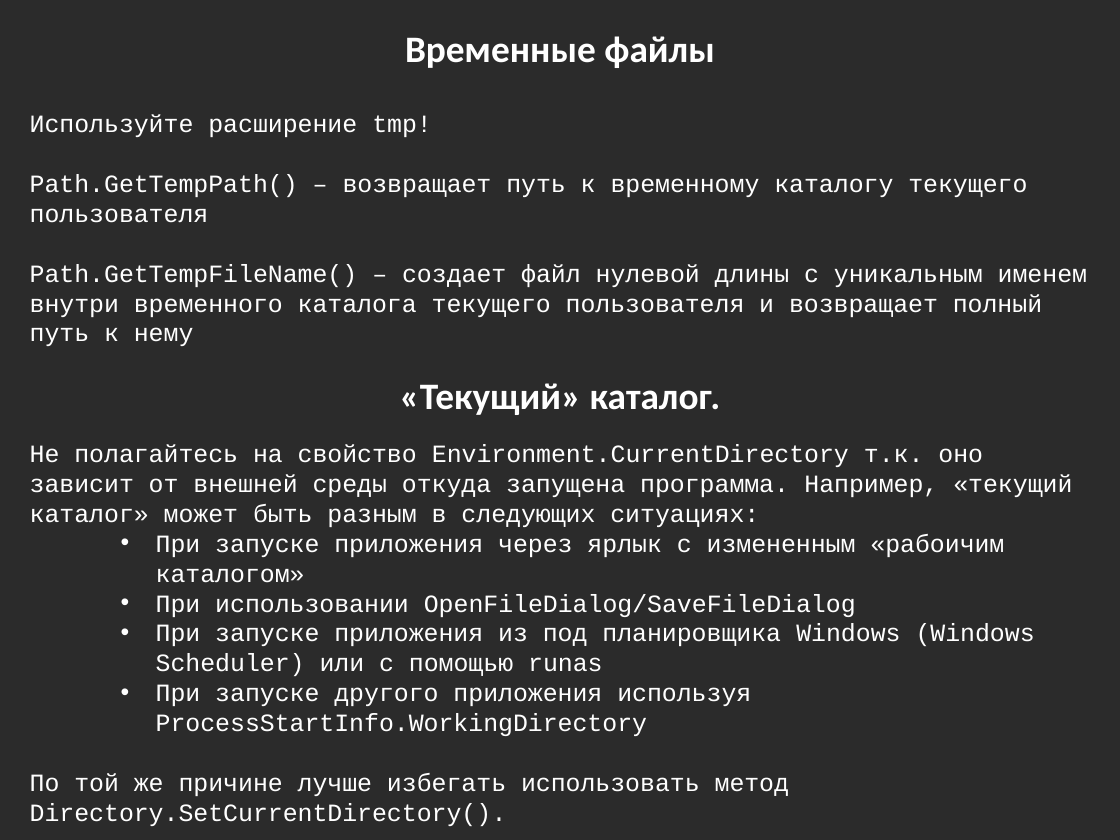
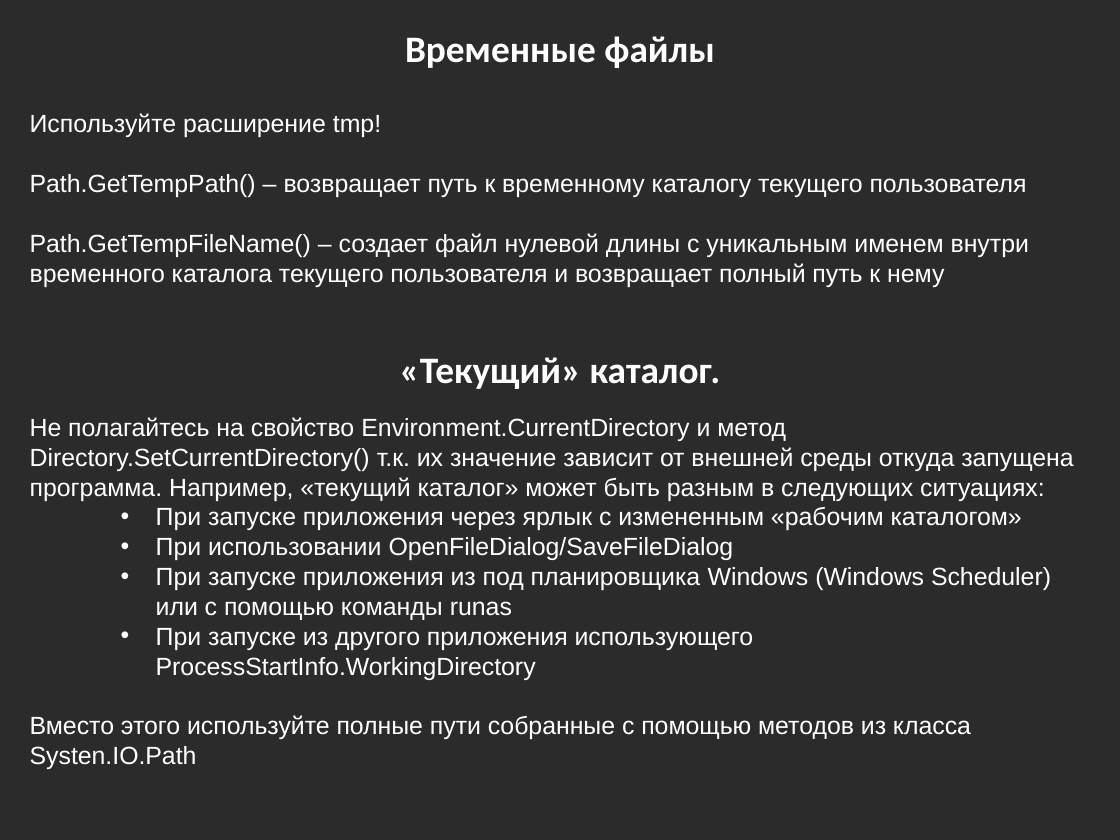
Before and after one commit to bazile/Training, a slide deck: slide 20 of Presentation/lesson-04-io.pptx. Drawn at 1120x840 pixels with LibreOffice and Linux fonts; fonts in the diff are those of the drawing; background and template pictures are left out; a plain dark background stands for a picture behind light text. Boxes give left, top, right and bottom in pixels: in the first picture for what was removed or moved away, otherwise in the second. Text is boxed around its words. In the diff, an @@ line names an element or a change of style, - is before the commit and + after.

Commit message:
Info on path limits and C# demo

```diff
--- a/Presentation/lesson-04-io.pptx
+++ b/Presentation/lesson-04-io.pptx
@@ text "Используйте расширение tmp!" at <box>30,113,1029,287</box>: font Courier New to Arial @@
@@ text "«Текущий» каталог.": place and size @@
-text "«Текущий» каталог." at <box>400,383,721,415</box>
+text "«Текущий» каталог." at <box>400,357,721,389</box>
@@ text "Не полагайтесь на свойство Environment.CurrentDirectory ...": place and size @@
-text "Не полагайтесь на свойство Environment.CurrentDirectory ..." at <box>30,444,1072,826</box>
+text "Не полагайтесь на свойство Environment.CurrentDirectory ..." at <box>30,417,1073,769</box>
@@ text at <box>30,417,1073,530</box>: text changed; font Courier New to Arial @@
-Не полагайтесь на свойство Environment.CurrentDirectory т.к. оно зависит от внешней среды откуда запущена программа. Например, «текущий каталог» может быть разным в следующих ситуациях:
-  • При запуске приложения через ярлык с измененным «рабоичим каталогом»
+Не полагайтесь на свойство Environment.CurrentDirectory и метод Directory.SetCurrentDirectory() т.к. их значение зависит от внешней среды откуда запущена программа. Например, «текущий каталог» может быть разным в следующих ситуациях:
+  • При запуске приложения через ярлык с измененным «рабочим каталогом»
@@ text at <box>156,537,734,560</box>: font Courier New to Arial in "При использовании OpenFileDialog/SaveFileDialog" @@
@@ text at <box>30,567,1051,769</box>: text changed; font Courier New to Arial @@
-  • При запуске приложения из под планировщика Windows (Windows Scheduler) или с помощью runas
-  • При запуске другого приложения используя ProcessStartInfo.WorkingDirectory
-По той же причине лучше избегать использовать метод Directory.SetCurrentDirectory().
-Вместо этого используйте полные пути собранные с помощью методом класса Systen.IO.Path
+  • При запуске приложения из под планировщика Windows (Windows Scheduler) или с помощью команды runas
+  • При запуске из другого приложения использующего ProcessStartInfo.WorkingDirectory
+Вместо этого используйте полные пути собранные с помощью методов из класса Systen.IO.Path
```
Also in this commit, not shown: 1 slide added, 4 other files.
